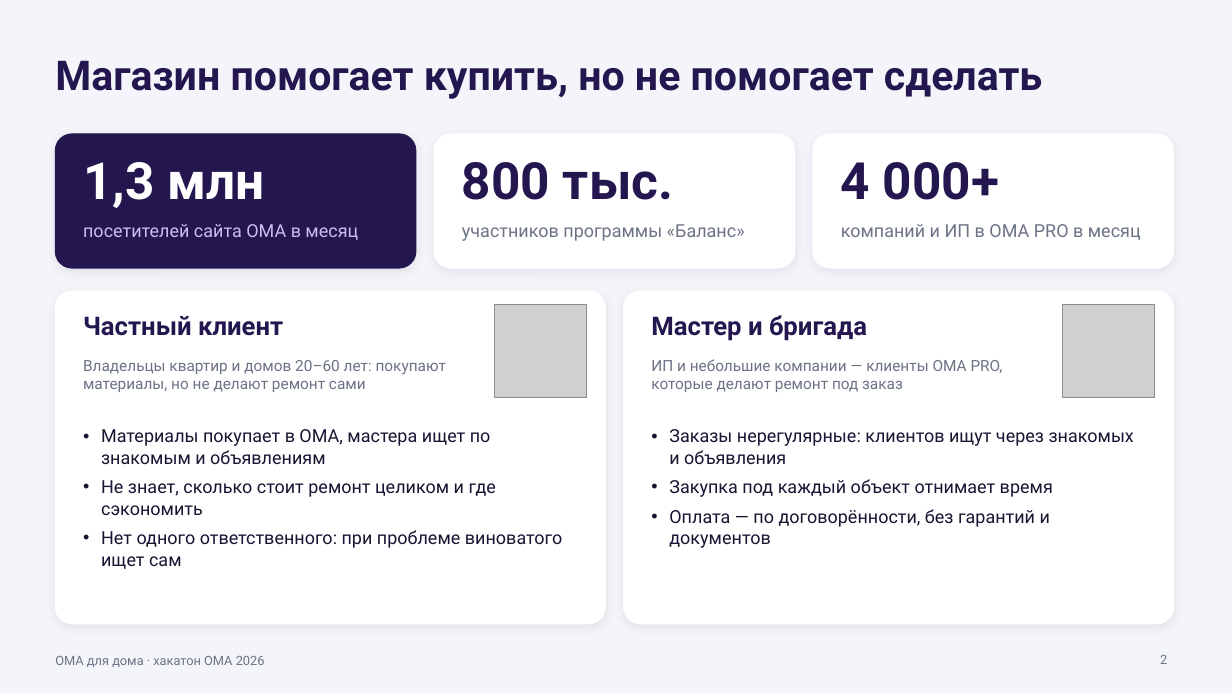
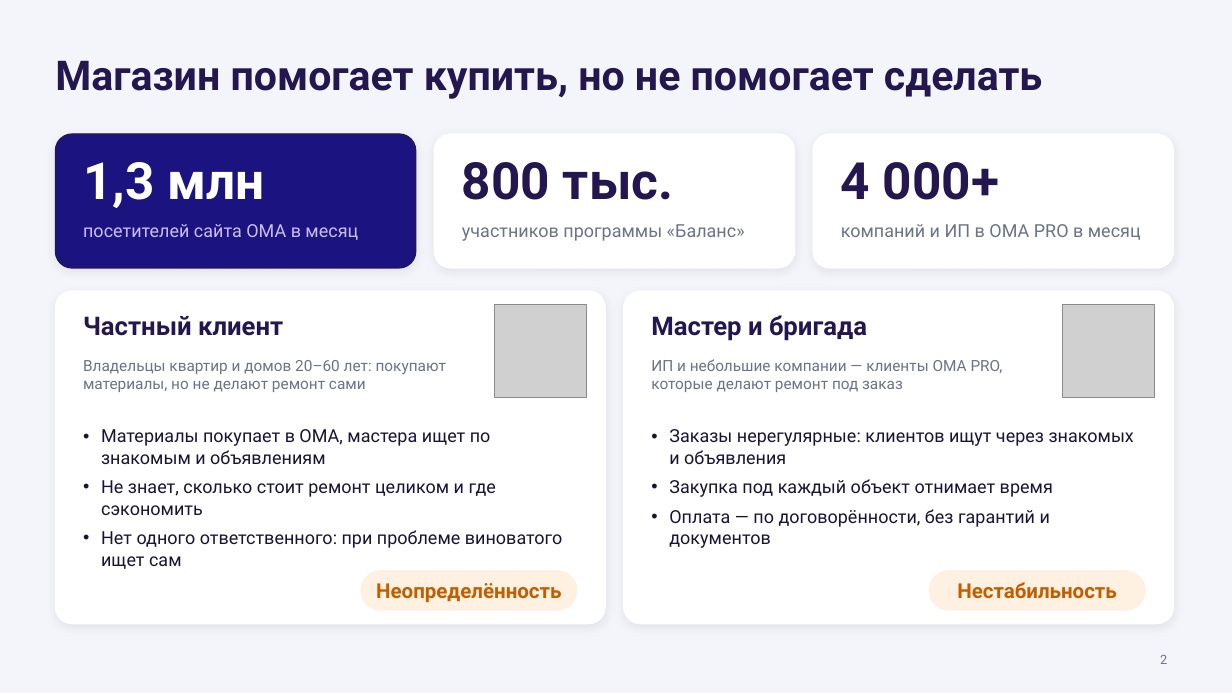
Before and after one commit to kvasiuum/hackatonoma, a slide deck: slide 2 of slides/oma-dlya-doma.pptx. Drawn at 1232x693 pixels with LibreOffice and Linux fonts; fonts in the diff are those of the drawing; grey boxes stand for pictures. Boxes give left, top, right and bottom in pixels: in the first picture for what was removed or moved away, otherwise in the second. Text is boxed around its words. In the diff, an @@ line names an element or a change of style, - is before the commit and + after.

```diff
--- a/slides/oma-dlya-doma.pptx
+++ b/slides/oma-dlya-doma.pptx
@@ rounded rectangle at (55, 134, 416, 268): fill #24164F to #1B1480 @@
@@ rounded rectangle added at (360, 570, 578, 611), fill #FFF1E2 @@
@@ text added at (376, 583, 561, 602), 16 pt, text #C25E00, bold @@
+Неопределённость
@@ rounded rectangle added at (929, 570, 1146, 611), fill #FFF1E2 @@
@@ text added at (957, 582, 1116, 599), 16 pt, text #C25E00, bold @@
+Нестабильность
@@ text removed at (55, 656, 265, 667) @@
-ОМА для дома · хакатон ОМА 2026
```
Also in this commit, not shown: 6 other slides changed.
